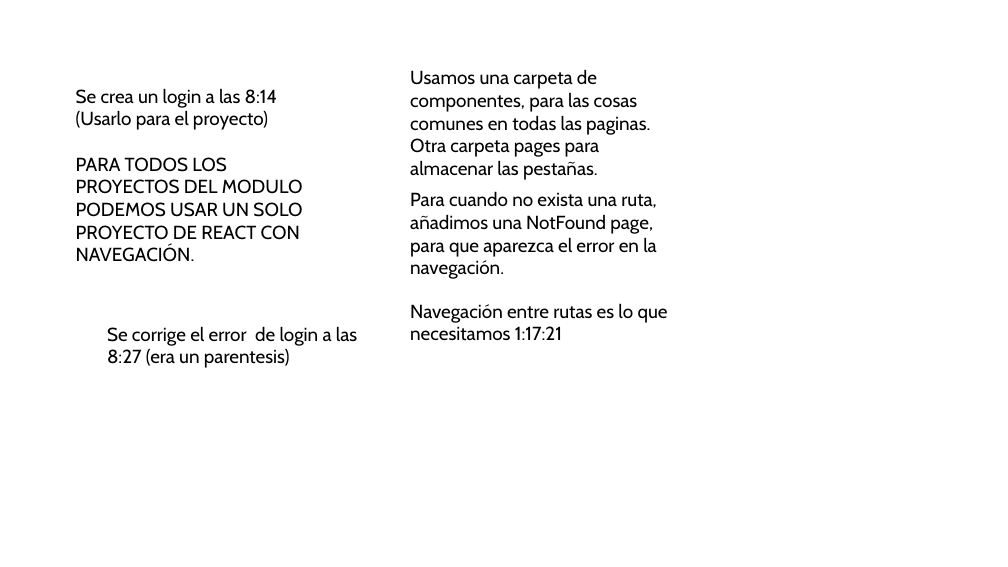
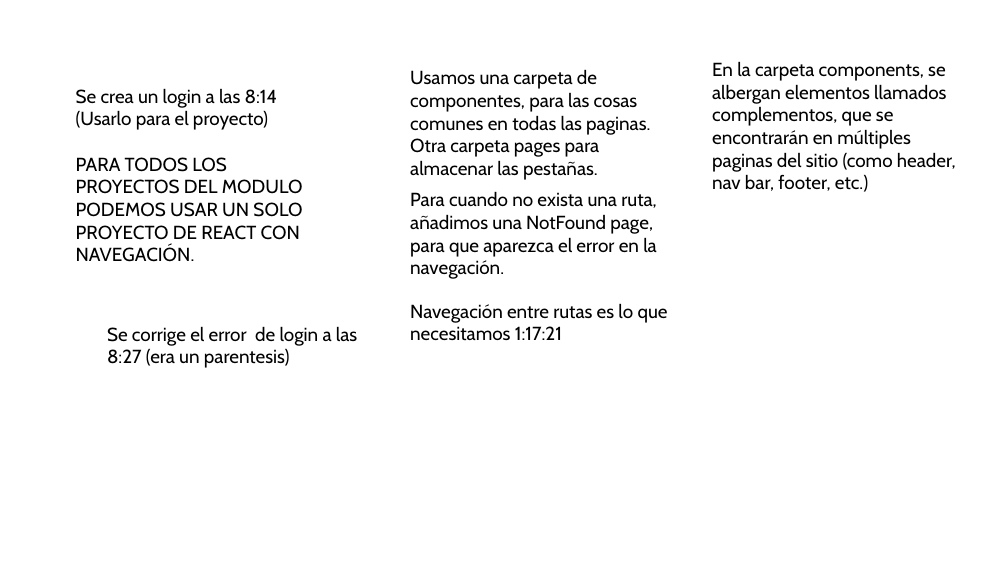
Before and after one commit to MrInvaderLop/Modulo06-JS, a slide deck: slide 3 of Presentaciones/Clase07.26.06.25.pptx. Drawn at 1008x567 pixels with LibreOffice and Linux fonts; fonts in the diff are those of the drawing. Boxes give left, top, right and bottom in pixels: in the first picture for what was removed or moved away, otherwise in the second. Text is boxed around its words. In the diff, an @@ line names an element or a change of style, - is before the commit and + after.

```diff
--- a/Presentaciones/Clase07.26.06.25.pptx
+++ b/Presentaciones/Clase07.26.06.25.pptx
@@ text added at bbox=[712, 61, 956, 192], 18 pt, text #000000 @@
+En la carpeta components, se albergan elementos llamados complementos, que se encontrarán en múltiples paginas del sitio (como header, nav bar, footer, etc.)
```
Also in this commit, not shown: 1 slide added, 26 other files.
